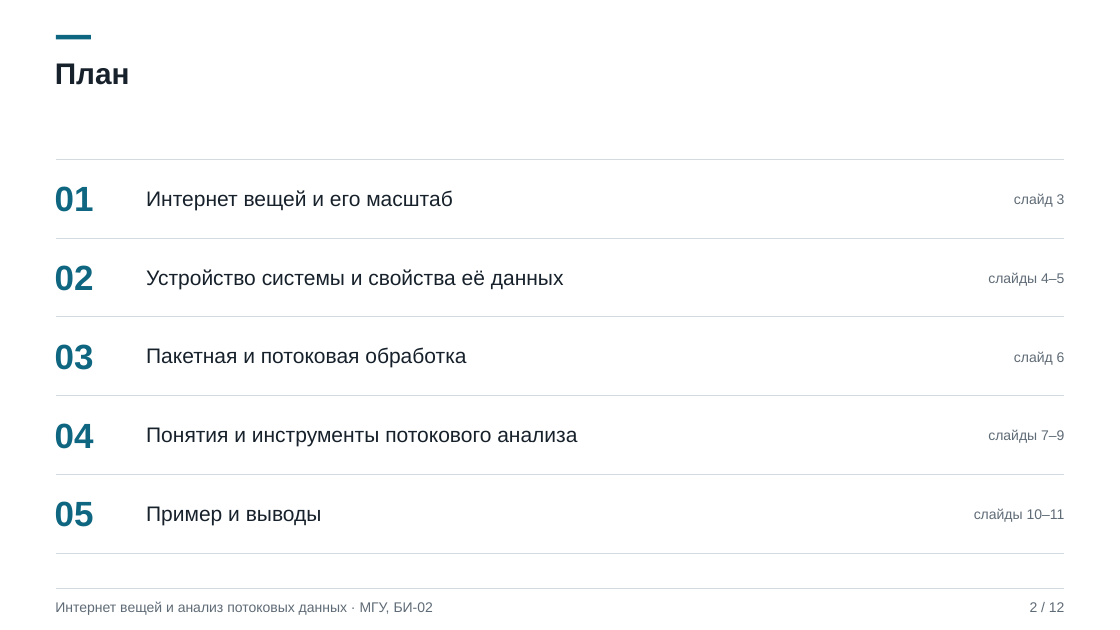
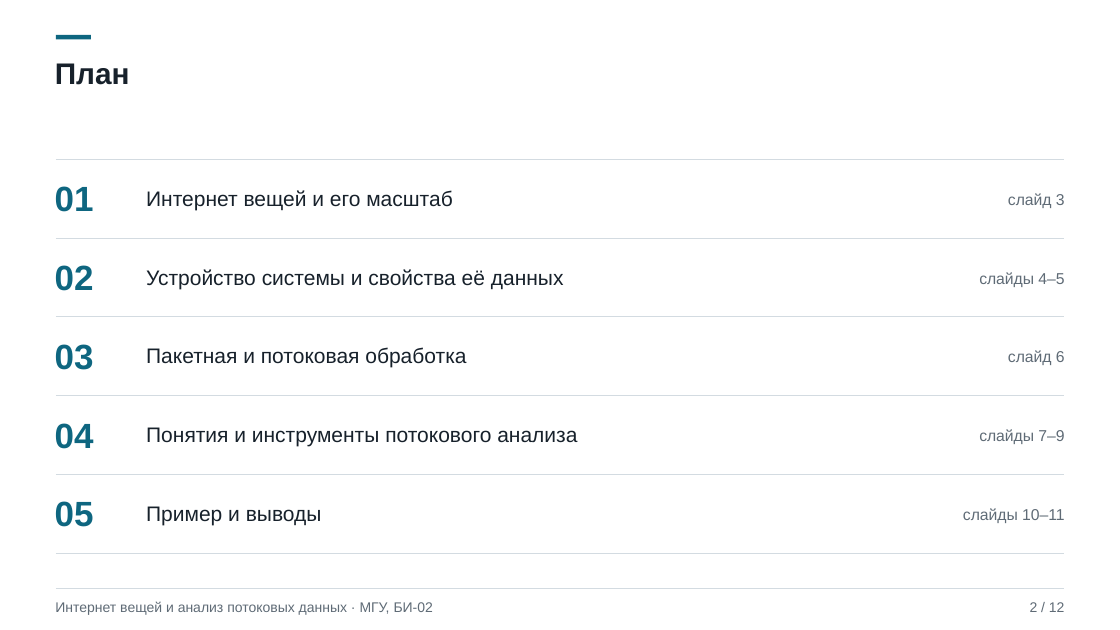
Before and after one commit to shualyyy/downloads-sorter, a slide deck: slide 2 of presentation-iot-streaming/Интернет вещей и анализ потоковых данных.pptx. Drawn at 1120x630 pixels with LibreOffice and Linux fonts; fonts in the diff are those of the drawing. Boxes give left, top, right and bottom in pixels: in the first picture for what was removed or moved away, otherwise in the second. Text is boxed around its words. In the diff, an @@ line names an element or a change of style, - is before the commit and + after.

```diff
--- a/presentation-iot-streaming/Интернет вещей и анализ потоковых данных.pptx
+++ b/presentation-iot-streaming/Интернет вещей и анализ потоковых данных.pptx
@@ text "слайды 4–5": place and size @@
-text "слайды 4–5" at (988,272,1064,286)
+text "слайды 4–5" at (979,272,1064,287)
@@ text "слайды 7–9": place and size @@
-text "слайды 7–9" at (988,429,1064,443)
+text "слайды 7–9" at (979,429,1064,444)
@@ size 12 to 13.5 pt in 5 elements at (1008,193,1065,208), (1008,350,1065,365), (979,272,1064,287), (979,429,1064,444), (963,508,1064,523) @@
@@ text "слайды 10–11": place and size @@
-text "слайды 10–11" at (974,508,1065,522)
+text "слайды 10–11" at (963,508,1064,523)
```
Also in this commit, not shown: 11 other slides changed, 1 other file.
